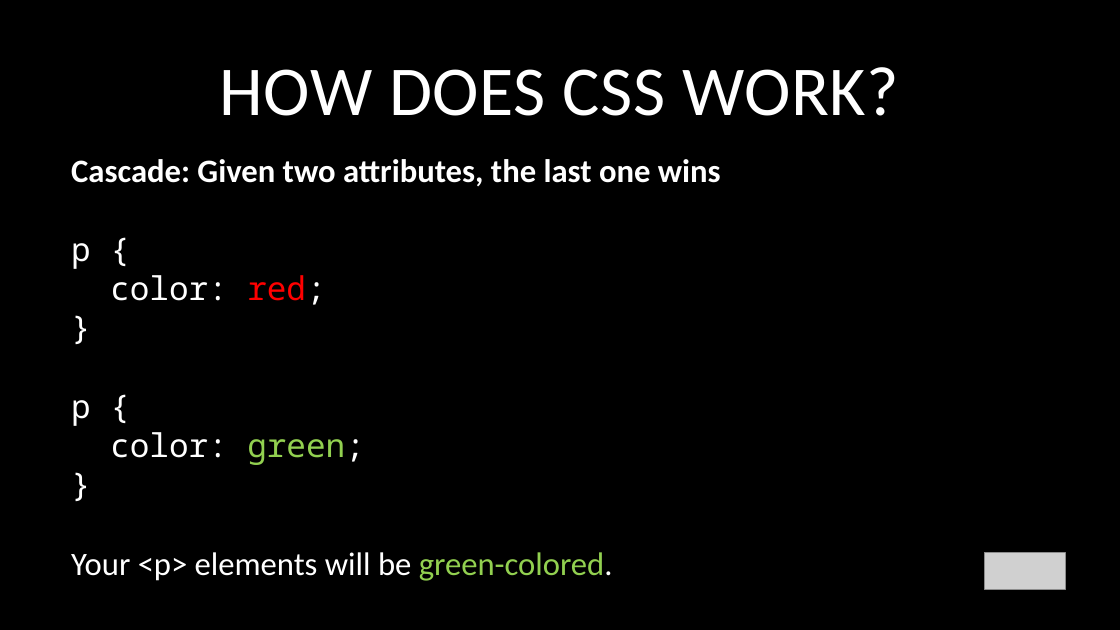
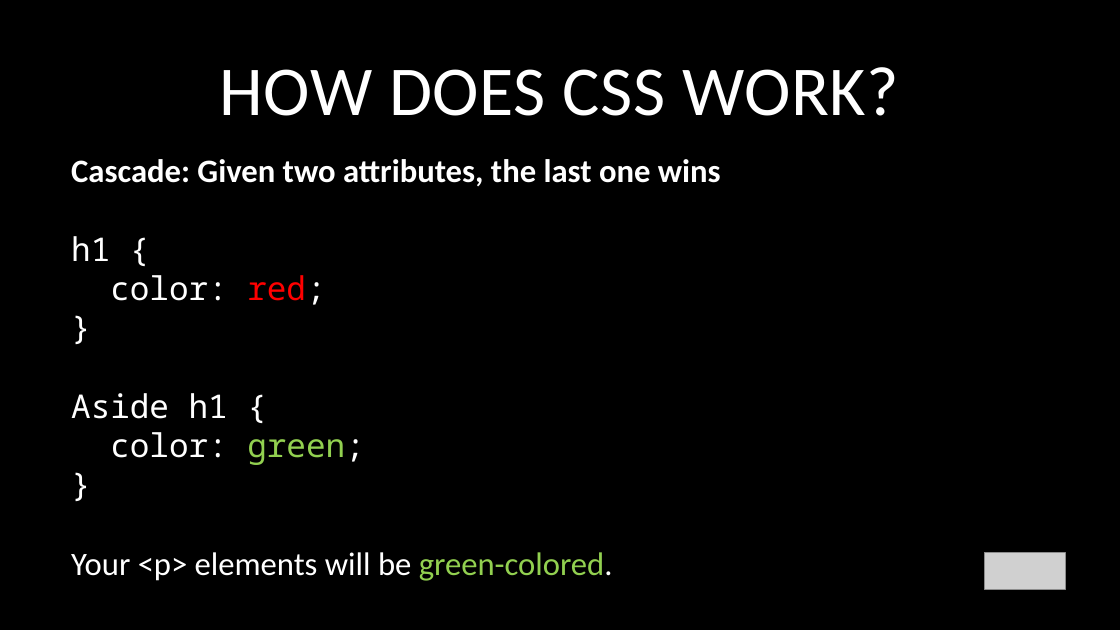
Before and after one commit to glenelkins/front-end-workshop, a slide deck: slide 5 of FEWorkshop-Week2.pptx. Drawn at 1120x630 pixels with LibreOffice and Linux fonts; fonts in the diff are those of the drawing; grey boxes stand for pictures. Boxes give left, top, right and bottom in pixels: in the first picture for what was removed or moved away, otherwise in the second. Text is boxed around its words. In the diff, an @@ line names an element or a change of style, - is before the commit and + after.

```diff
--- a/FEWorkshop-Week2.pptx
+++ b/FEWorkshop-Week2.pptx
@@ text at (71, 236, 110, 261): text changed @@
-p {
+h1 {
@@ text at (71, 393, 228, 419): text changed @@
-p {
+Aside h1 {
```
Also in this commit, not shown: 2 other slides changed, 11 other files.
